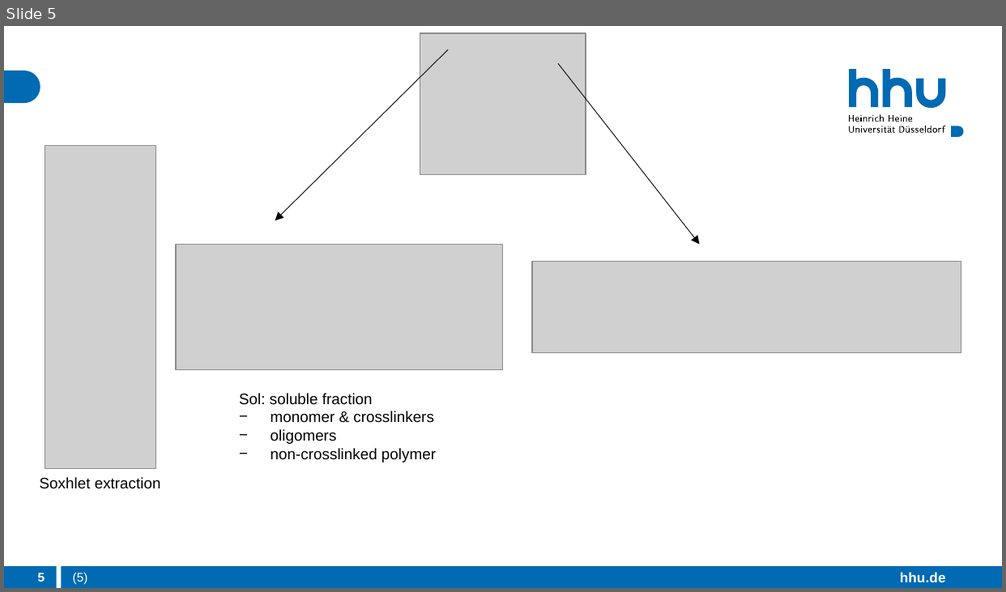
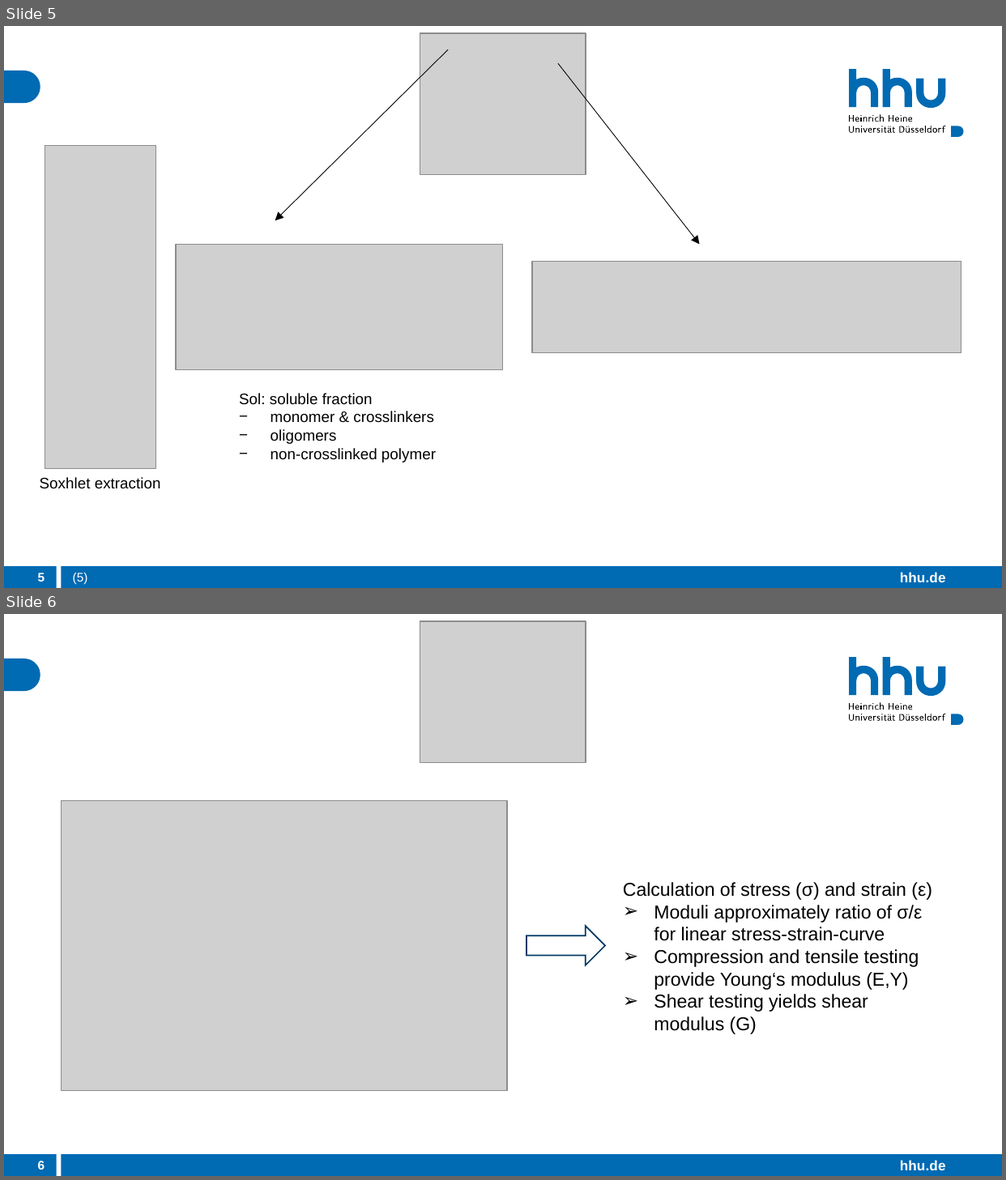
Before and after one commit to 09lena01/M.Sc., a slide deck: 2. Semester/AdMat/Soft Matter (Delaittre)/Characterizing_crosslinked_polymer_networks.pptx. Shown one above the other, each under a label of ours: slide 5 before the commit, slides 5 and 6 after it. The pictures are 1006x592 and 1006x1180 pixels, drawn with LibreOffice and Linux fonts; fonts in the diff are those of the drawing; grey boxes stand for pictures. Boxes give left, top, right and bottom in pixels: in the first picture for what was removed or moved away, otherwise in the second. Text is boxed around its words. In the diff, an @@ line names an element or a change of style, - is before the commit and + after.

```diff
--- a/2. Semester/AdMat/Soft Matter (Delaittre)/Characterizing_crosslinked_polymer_networks.pptx
+++ b/2. Semester/AdMat/Soft Matter (Delaittre)/Characterizing_crosslinked_polymer_networks.pptx
@@ slide 6 added at (4, 614, 1002, 1176), background #FFFFFF; not listed: 26 template elements that a slide beside it also shows @@
@@ picture added at (420, 621, 586, 763) @@
@@ rectangle added at (61, 714, 675, 730), fill #FFFFFF @@
@@ picture added at (61, 800, 507, 1090) @@
@@ text added at (623, 882, 932, 1034), 13.5 pt, text #000000 @@
+Calculation of stress (σ) and strain (ε)
+➢ Moduli approximately ratio of σ/ε
+  for linear stress-strain-curve
+➢ Compression and tensile testing
+  provide Young‘s modulus (E,Y)
+➢ Shear testing yields shear modulus (G)
@@ right arrow added at (527, 927, 606, 966), fill #FFFFFF, outline #003964 1 pt @@
@@ page number added at (38, 1161, 45, 1170), 9 pt, text #FFFFFF, bold @@
+6
```
Also in this commit, not shown: 3 slides changed, 7 other slides added, 3 slides removed, 1 other file.
